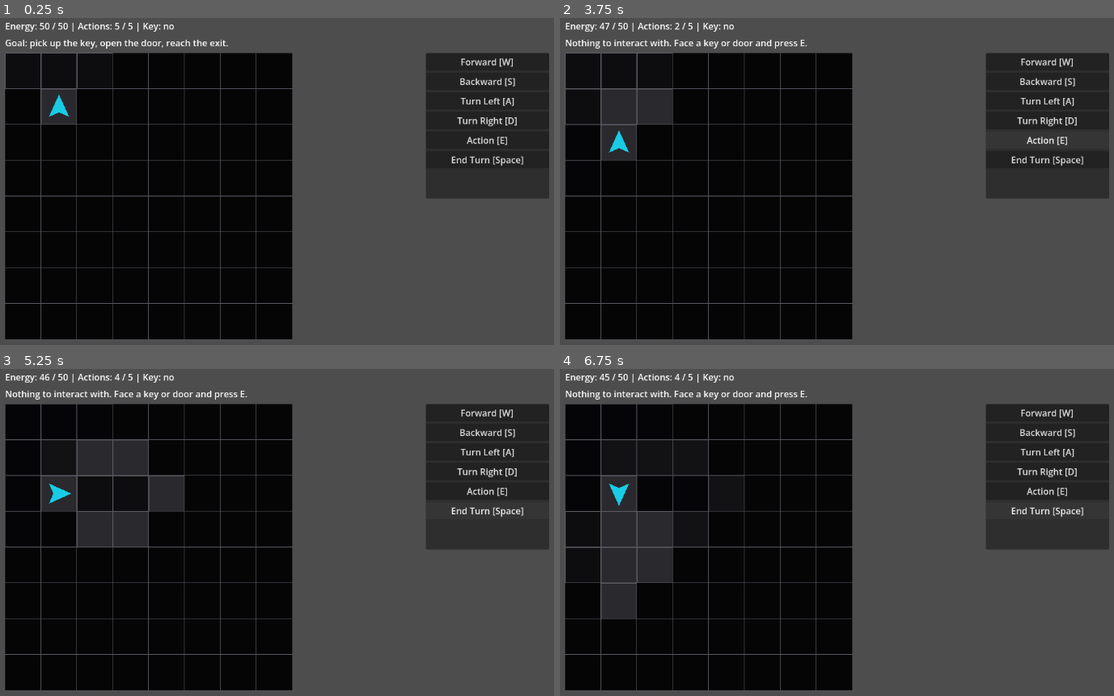
Above: before the commit, frames 1-4 (two rows, left to right).
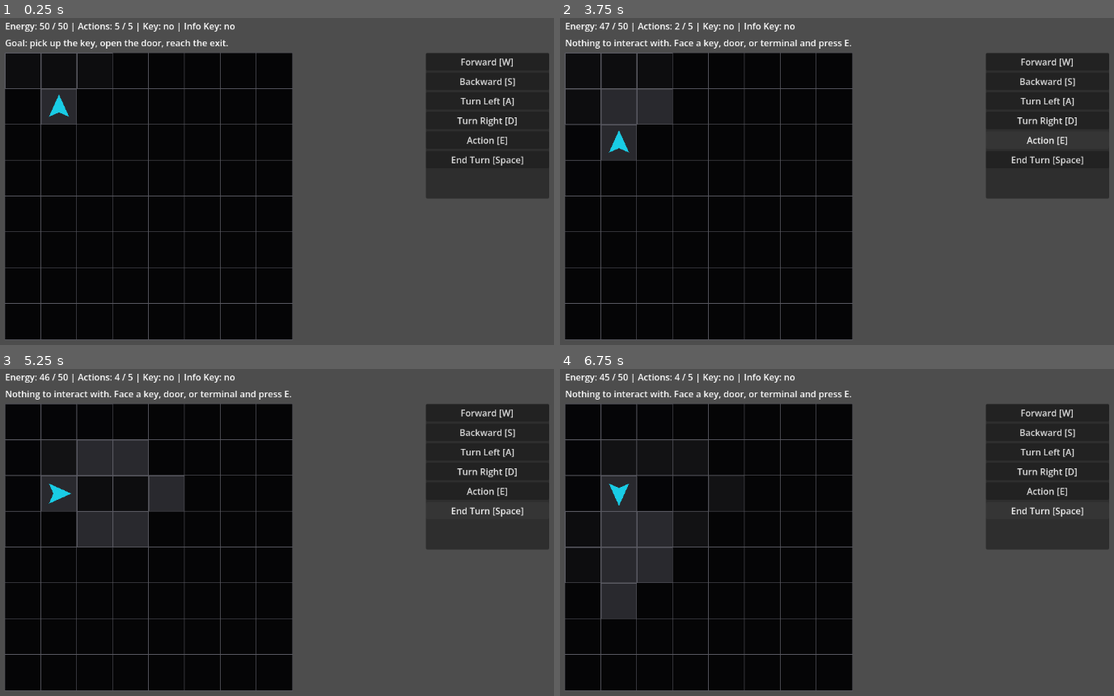
Above: after the commit, the same moments.

Repository: JUSTConnect/bibop
Game: Godot game, scene res://scenes/main.tscn
Two runs of this game, one before a commit and one after it. Both use one fixed random seed, a clock stepped at 60 frames per second and the inputs below.
Inputs:
- Up to frame 1 (0.25 s): no input
- Up to frame 2 (3.75 s): click "Forward [W]" at 0.5 s; click "Backward [S]" at 1.25 s; click "Turn Left [A]" at 2 s; click "Turn Right [D]" at 2.75 s; click "Action [E]" at 3.5 s
- Up to frame 3 (5.25 s): click "End Turn [Space]" at 4.25 s; tap E (interact) at 5 s; hold Right (turn_right) from 5.03 s (still down); hold E (interact) from 5.03 s (still down)
- Up to frame 4 (6.75 s): release Right (turn_right) at 5.78 s; release E (interact) at 5.78 s; hold Down (move_backward) 5.78-6.53 s; tap Space (end_turn) at 5.85 s; tap E (interact) at 6.05, 6.5 s; hold Right (turn_right) from 6.53 s (still down); hold E (interact) from 6.53 s (still down)

The runs differ from the first frame. In frame 1, 0.1% of the frame differs, in the area x 32-43%, y 1-5%; in frame 2, 0.3%, in the area x 28-53%, y 1-10%; in frame 3, 0.3%; in frame 4, 0.3%.

Commit message:
BIB-57: add terminal interaction and info key state

Diff:
--- a/scripts/bipob/bipob_controller.gd
+++ b/scripts/bipob/bipob_controller.gd
@@ -24,6 +24,7 @@
 var actions_left: int = 0
 var mission_finished: bool = false
 var has_key: bool = false
+var has_info_key: bool = false
 
 @onready var grid_manager: GridManager = get_node("../Field")
 @onready var mission_label: Label = get_node("../UI/MissionLabel")
@@ -242,9 +243,20 @@
 			pick_up_key(target_position)
 		GridManager.TILE_DOOR:
 			open_door(target_position)
+		GridManager.TILE_TERMINAL:
+			read_terminal(target_position)
 		_:
 			print("Nothing to interact with at: ", target_position)
-			hint_requested.emit("Nothing to interact with. Face a key or door and press E.")
+			hint_requested.emit("Nothing to interact with. Face a key, door, or terminal and press E.")
+
+
+func read_terminal(target_position: Vector2i) -> void:
+	has_info_key = true
+	spend_action(1, 1)
+	print("Terminal accessed at ", target_position, ". Info-Key downloaded.")
+	hint_requested.emit("Info-Key downloaded. Find the digital door.")
+	status_changed.emit()
+	print_status()
 
 func pick_up_key(key_position: Vector2i) -> void:
 	has_key = true
@@ -258,5 +270,6 @@
 	print(
 		"Energy: ", energy, " / ", max_energy,
 		" | Actions: ", actions_left, " / ", actions_per_turn,
-		" | Has Key: ", has_key
+		" | Has Key: ", has_key,
+		" | Has Info Key: ", has_info_key
 	)
--- a/scripts/field/grid_manager.gd
+++ b/scripts/field/grid_manager.gd
@@ -6,6 +6,7 @@
 const TILE_DOOR := 2
 const TILE_KEY := 3
 const TILE_EXIT := 4
+const TILE_TERMINAL := 5
 
 @export var cell_size: int = 64
 @export var fog_enabled: bool = true
@@ -31,6 +32,7 @@
 	TILE_DOOR: Color(0.45, 0.25, 0.08),
 	TILE_KEY: Color(0.95, 0.75, 0.15),
 	TILE_EXIT: Color(0.15, 0.65, 0.35),
+	TILE_TERMINAL: Color(0.25, 0.7, 0.95),
 }
 
 func _ready() -> void:
--- a/scripts/ui/game_ui.gd
+++ b/scripts/ui/game_ui.gd
@@ -74,10 +74,15 @@
 	if bipob.has_key:
 		key_text = "yes"
 
-	status_label.text = "Energy: %d / %d | Actions: %d / %d | Key: %s" % [
+	var info_key_text := "no"
+	if bipob.has_info_key:
+		info_key_text = "yes"
+
+	status_label.text = "Energy: %d / %d | Actions: %d / %d | Key: %s | Info Key: %s" % [
 		bipob.energy,
 		bipob.max_energy,
 		bipob.actions_left,
 		bipob.actions_per_turn,
-		key_text
+		key_text,
+		info_key_text
 	]
